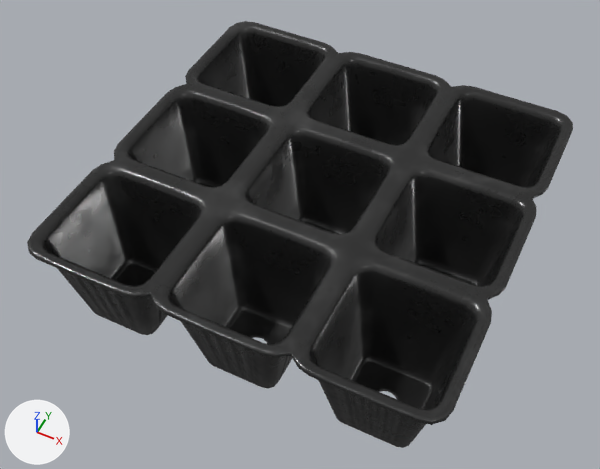
The glTF model public/assets/models/seeding_tray_01.glb, before and after one commit.
Rendered twice from a 50 mm camera at (0.132, -0.286, 0.368) aimed at (-0.005, -0.011, 0.025). Lighting does not change. The marker at lower left points along +X, +Y and +Z. The older version comes first. Vertices at exactly the same position are counted once.

Names of what the first picture shows: 'seeding_tray_01'.
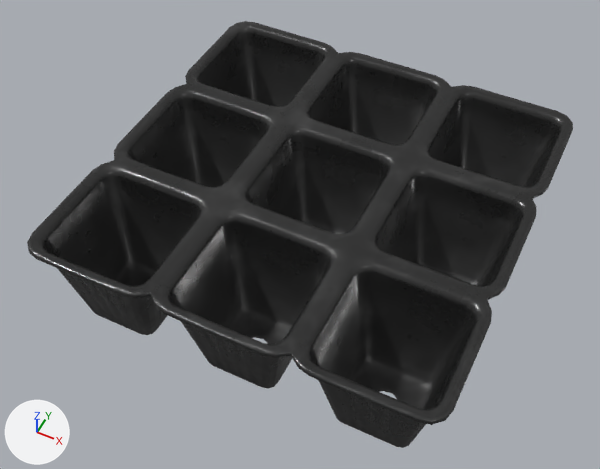
Pixel boxes (x1, y1, x2, y2) of what changed, in the pictures (600 x 469 px):
part 1 of me_plane_007, built on (mostly hidden afterwards)
    before: (47, 24, 551, 410)
    after: (384, 390, 396, 396)

What changed in the scene script:
```text
Change me_plane_007:
    used by ob_seeding_tray_01; location = (0.0, 0.0, 0.0)
    remove me_plane_007.from_pydata(...)  # 4151 vertices, 8334 faces; spans x -0.11..0.11, y -0.11..0.11, z 0.001..0.061
    add me_plane_007.from_pydata(...)  # 1484 vertices, 3000 faces; spans x -0.11..0.11, y -0.11..0.11, z 0.001..0.061
    me_plane_007 part 1: 11 vertices moved within x -0.08..0.08, y -0.08..0.08, z 0.001; 2667 vertices removed from x -0.11..0.11, y -0.11..0.11, z 0.001..0.061
```
